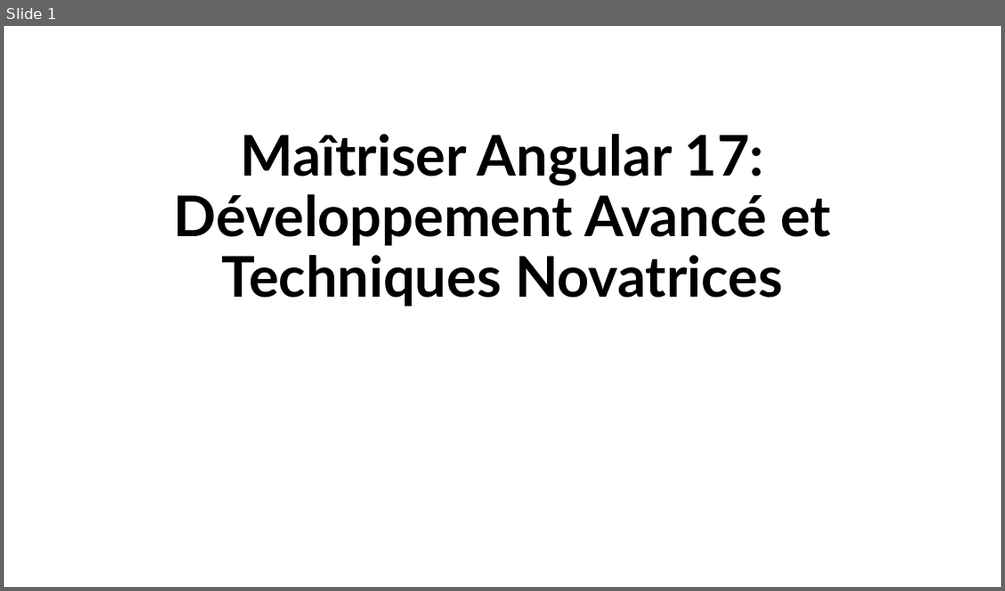
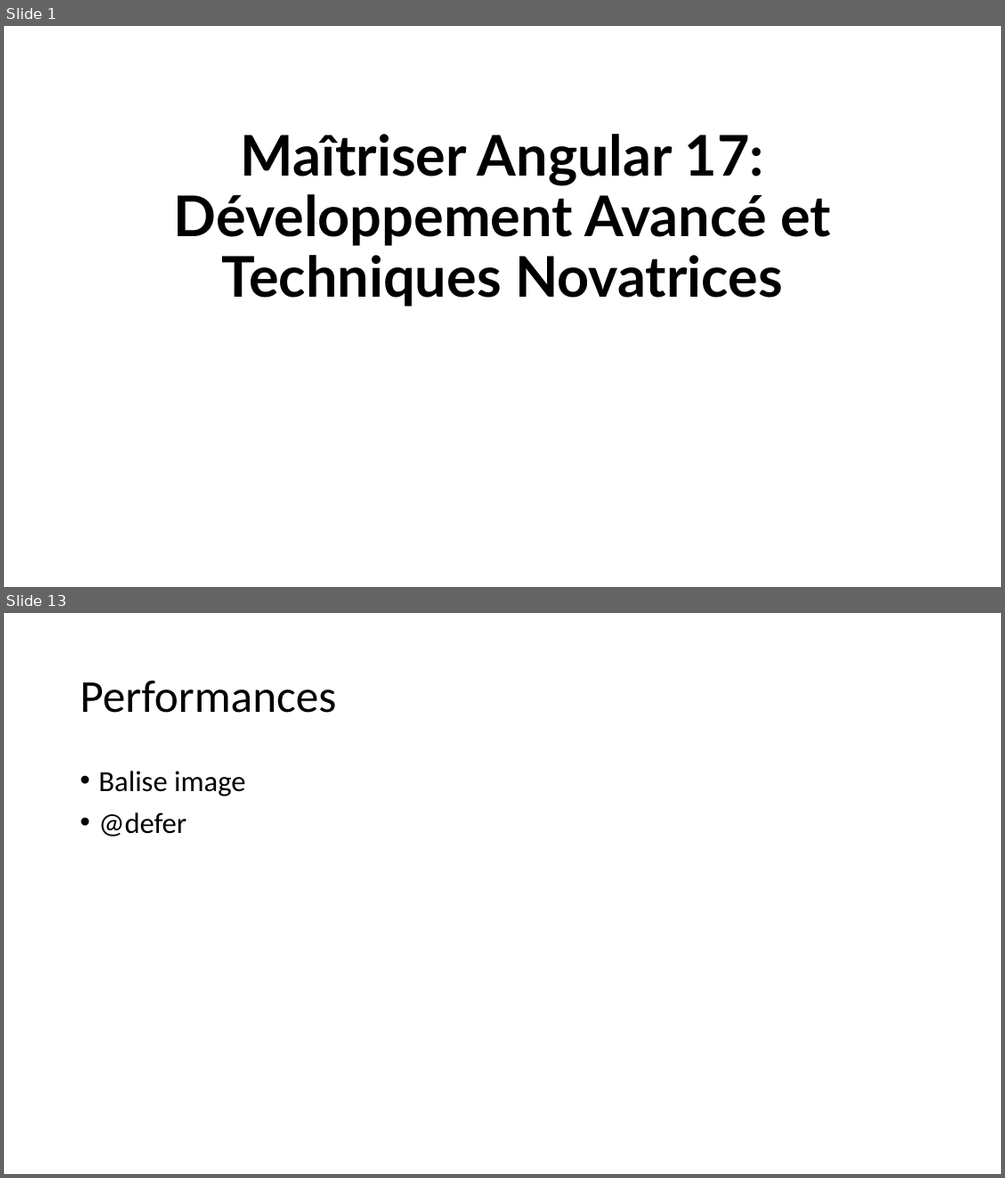
Before and after one commit to yatho/atelier-Angular17, a slide deck: Présentation.pptx. Shown one above the other, each under a label of ours: slide 1 before the commit, slides 1 and 13 after it; the slides between them are not shown. The pictures are 1005x591 and 1005x1178 pixels, drawn with LibreOffice and Linux fonts; fonts in the diff are those of the drawing. Boxes give left, top, right and bottom in pixels: in the first picture for what was removed or moved away, otherwise in the second. Text is boxed around its words. In the diff, an @@ line names an element or a change of style, - is before the commit and + after.

```diff
--- a/Présentation.pptx
+++ b/Présentation.pptx
@@ slide 13 added at <box>4,613,1001,1174</box>, background #FFFFFF @@
@@ title added at <box>80,680,336,713</box>, 44 pt, text #000000 @@
+Performances
@@ text added at <box>98,771,246,836</box>, 28 pt, text #000000 @@
+• Balise image
+• @defer
```
Also in this commit, not shown: 3 slides changed, 11 other slides added, 1 slide removed, 2 other files.
